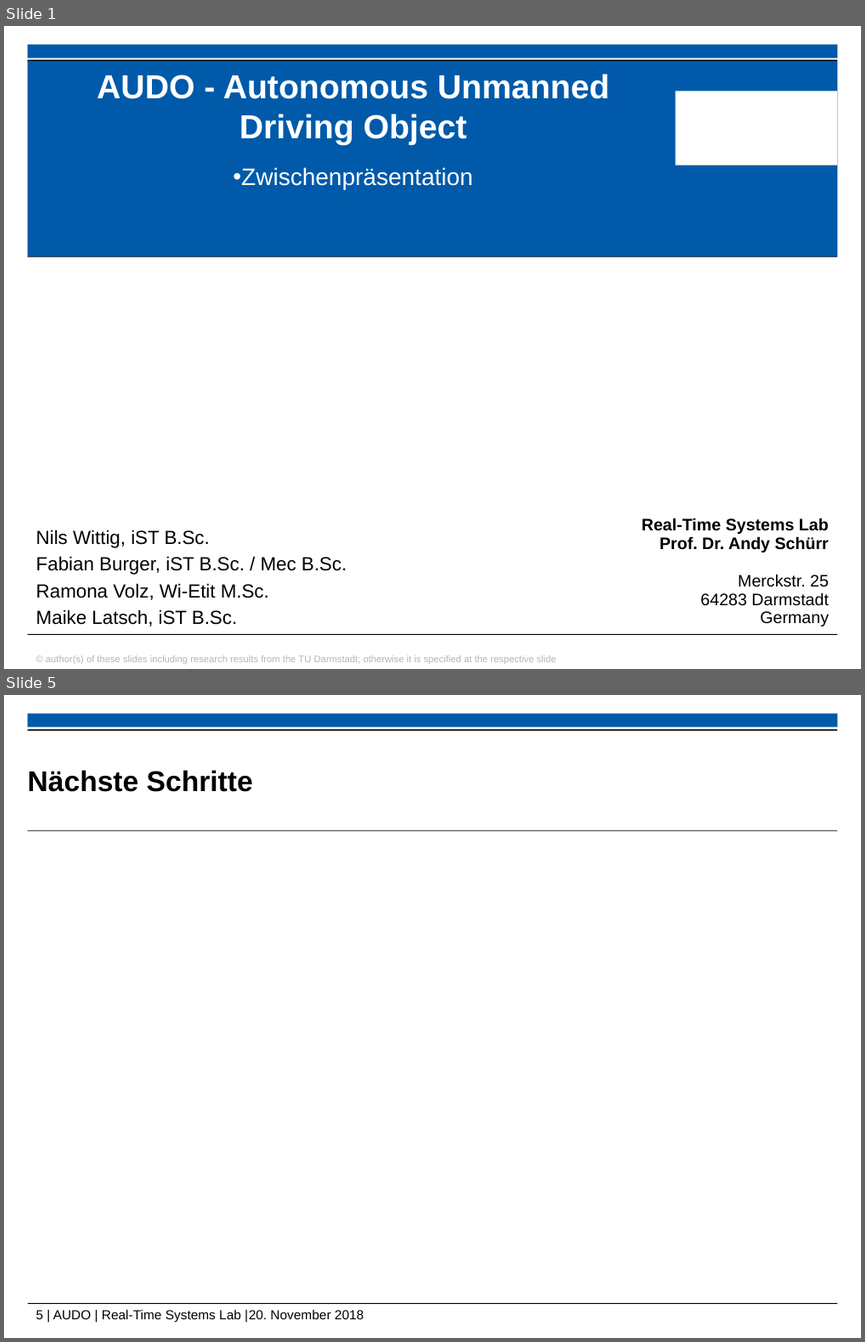
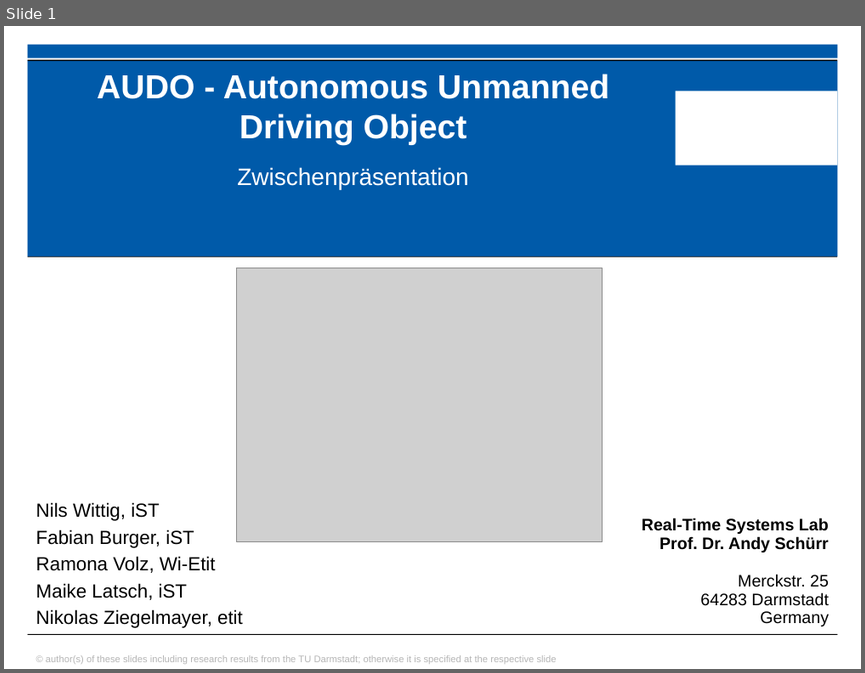
Before and after one commit to ramona3300/AUDO, a slide deck: Dokumente/Präsentationen/Zwischenpräsentation.pptx. Shown one above the other, each under a label of ours: slides 1 and 5 before the commit, slide 1 after it; the slides between them are not shown. The pictures are 865x1342 and 865x673 pixels, drawn with LibreOffice and Linux fonts; fonts in the diff are those of the drawing; grey boxes stand for pictures; background and template pictures are left out. Boxes give left, top, right and bottom in pixels: in the first picture for what was removed or moved away, otherwise in the second. Text is boxed around its words. In the diff, an @@ line names an element or a change of style, - is before the commit and + after.

```diff
--- a/Dokumente/Präsentationen/Zwischenpräsentation.pptx
+++ b/Dokumente/Präsentationen/Zwischenpräsentation.pptx
@@ slide 5 removed at box(4, 695, 861, 1338), background #FFFFFF; not listed: 1 template element that a slide beside it also shows @@
@@ rectangle removed at box(27, 729, 837, 731) @@
@@ title removed at box(28, 770, 253, 792) @@
-Nächste Schritte
@@ line removed from (27, 831) to (837, 831) @@
@@ line removed from (28, 1304) to (838, 1304) @@
@@ text removed at box(36, 1310, 364, 1322) @@
-5 | AUDO | Real-Time Systems Lab |20. November 2018
@@ slide 1 changed as well @@
@@ subtitle "Zwischenpräsentation" at box(237, 167, 469, 189): bullet • to none @@
@@ picture added at box(237, 267, 602, 542) @@
@@ text at box(36, 502, 243, 628): text changed @@
-Nils Wittig, iST B.Sc.
-Fabian Burger, iST B.Sc. / Mec B.Sc.
-Ramona Volz, Wi-Etit M.Sc.
-Maike Latsch, iST B.Sc.
+Nils Wittig, iST
+Fabian Burger, iST
+Ramona Volz, Wi-Etit
+Maike Latsch, iST
+Nikolas Ziegelmayer, etit
```
Also in this commit, not shown: 1 other slide changed, 4 slides added, 2 other slides removed, 10 other files.
